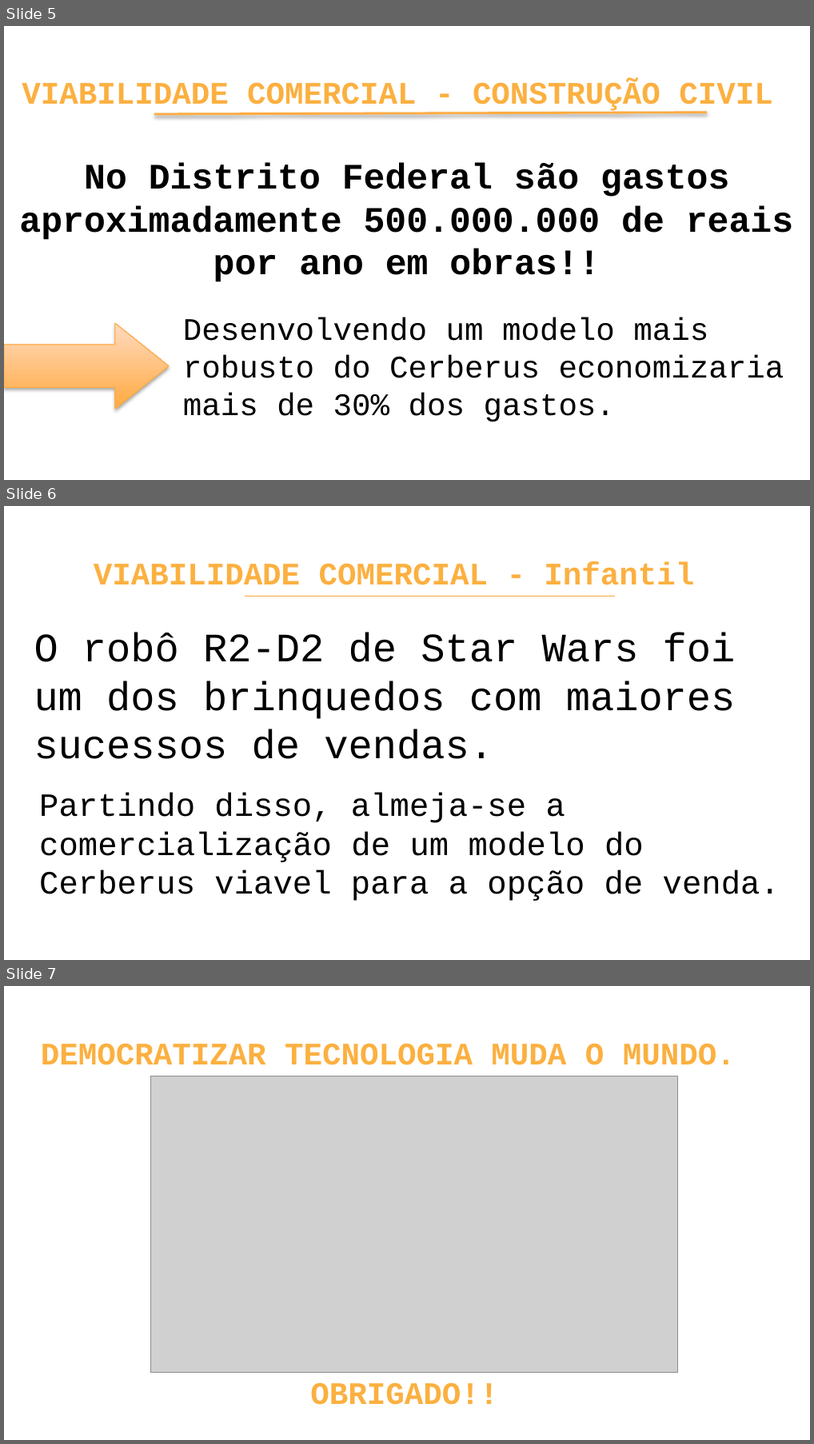
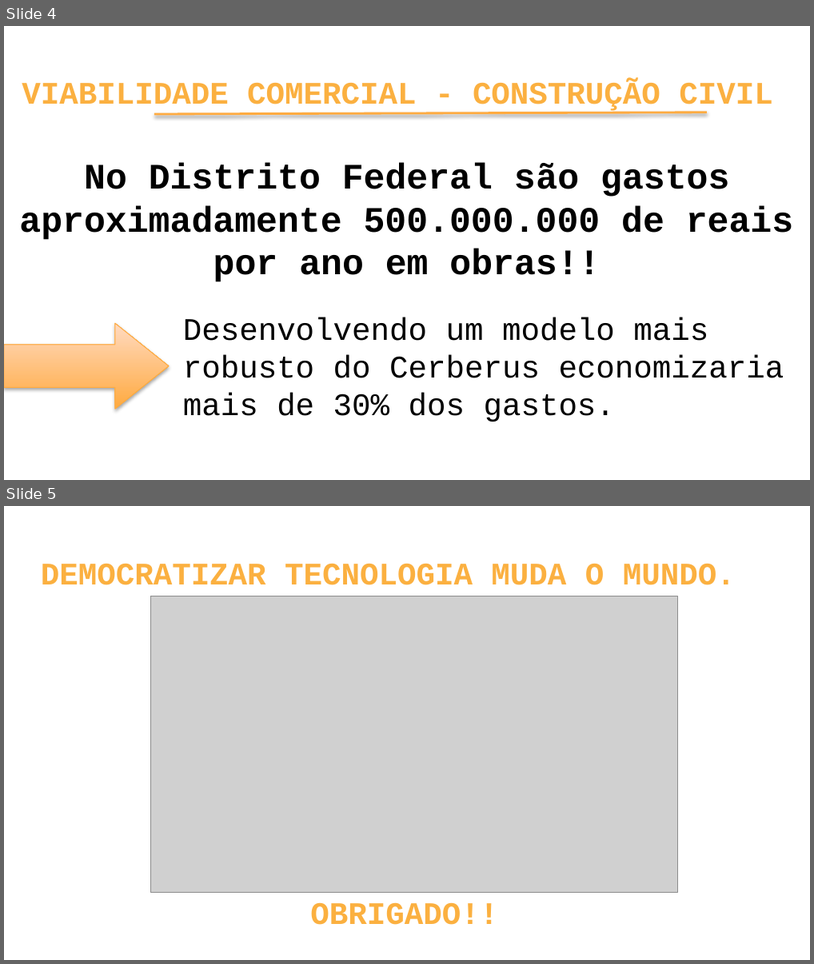
Before and after one commit to flpinheiro/cerberus, a slide deck: Projeto Cerberus.pptx. Shown one above the other, each under a label of ours: slides 5, 6 and 7 before the commit, slides 4 and 5 after it. The pictures are 814x1444 and 814x964 pixels, drawn with LibreOffice and Linux fonts; fonts in the diff are those of the drawing; grey boxes stand for pictures. Boxes give left, top, right and bottom in pixels: in the first picture for what was removed or moved away, otherwise in the second. Text is boxed around its words. In the diff, an @@ line names an element or a change of style, - is before the commit and + after.

```diff
--- a/Projeto Cerberus.pptx
+++ b/Projeto Cerberus.pptx
@@ slide 6 removed at (4, 506, 810, 960), background #FFFFFF @@
@@ title removed at (94, 562, 694, 585) @@
-VIABILIDADE COMERCIAL - Infantil
@@ line removed from (245, 596) to (615, 596) @@
@@ text removed at (34, 632, 736, 759) @@
-O robô R2-D2 de Star Wars foi um dos brinquedos com maiores sucessos de vendas.
@@ text removed at (39, 792, 780, 900) @@
-Partindo disso, almeja-se a comercialização de um modelo do Cerberus viavel para a opção de venda.
@@ what was slide 5 is now slide 4 @@
@@ what was slide 7 is now slide 5 @@
```
Also in this commit, not shown: 1 slide changed, 1 other slide removed.
